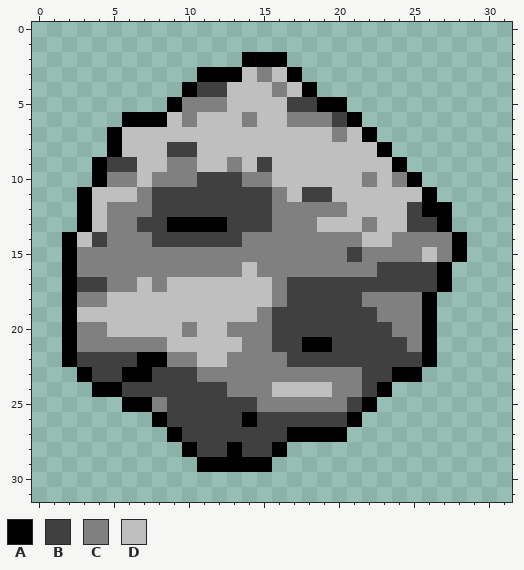
Pixel-art sprite -- Imagens/asteroid.png. That is the earlier state.
Rulers count pixels.
Palette (. is transparent): A #000000  B #404040  C #808080  D #bfbfbf
Pixels before, first column x 2:
 2 ............AAA............
 3 .........AAADCDA...........
 4 ........ABBDDDCDA..........
 5 .......ACCCDDDDBBAA........
 6 ....AAADCDDDCDDCCCBA.......
 7 ...ADDDDDDDDDDDDDDCDA......
 8 ...ADDDBBDDDDDDDDDDDDA.....
 9 ..ABBDDCCDDCDBDDDDDDDDA....
10 ..ACCDCCCBBBCCDDDDDDCDCA...
11 .ADDDCBBBBBBBBCDBBDDDDDDA..
12 .ADCCCBBBBBBBBCCCCCDDDDBAA.
13 .ADCCBBAAAABBBCCCDDDCDDBBA.
14 ADBCCCBBBBBBCCCCCCCCDDCCCCA
15 ACCCCCCCCCCCCCCCCCCBCCCCDCA
16 ACCCCCCCCCCCDCCCCCCCCBBBBA.
17 ABBCCDCDDDDDDDCBBBBBBBBBBA.
18 ACCDDDDDDDDDDDCBBBBBCCCCA..
19 ADDDDDDDDDDDDCBBBBBBBCCCA..
20 ACCDDDDDCDDCCCBBBBBBBBCCA..
21 ACCCCCCDDDDDCCBBAABBBBBCA..
22 ABBBBAACCDDCCCCBBBBBBBBBA..
23 .ABBAABBBCCCCCCCCCCCBBAA...
24 ..AABBBBBBBCCCDDDDCCBA.....
25 ....AACBBBBBBCCCCCCBA......
26 ......ABBBBBABBBBBBA.......
27 .......ABBBBBBBAAAA........
28 ........ABBABBA............
29 .........AAAAA.............
After the commit:
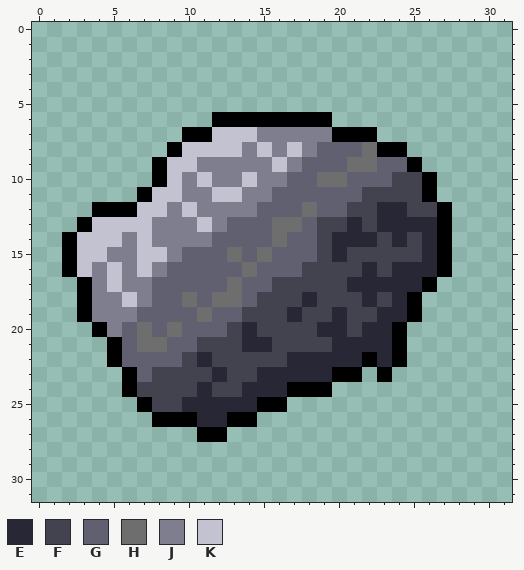
Colours new in this view: E #272736  F #43434f  G #606070  H #6e6e6e  J #7e7e8f  K #c2c2d1
Diff:
file 256x256 -> 512x512 pixels (blocks of 8x8 -> 16x16; one block is one cell here)
Changed rows in their new state; - is an unchanged pixel.
first column x 2:
 2 ------------...------------
 3 ---------.......-----------
 4 --------.........----------
 5 -------............--------
 6 ----......AAAAAAAA..-------
 7 ---.....AAKKKJJJJJAA-------
 8 ---....AKKKKJKJKJGGGH-A----
 9 --....AKKJJJJJKJGGGHHGGA---
10 --....AKJKJJKJJGGHHGGGFFA--
11 -....AKKJJKKJJGGGGGGFFFF---
12 -.AAAKKJKJJJJGGGHGGFFEEFF--
13 --KKKKJJJKJGGGHHGFFEFEEEE--
14 -KKKJKJJJJGGGGHGGFEEEFEFEA.
15 -KKJJKKJGGGHGHGGGFEFFFFFEA.
16 -KJKJKJGGGGGHGGGFFFFEFEEE--
17 .AJKJJGGGGGHGGFFFFFEEEEEA.-
18 .AJJKJGGHGHHGFFFEFFFEFEA.--
19 .AJJJGGGGHGGFFFEFFEFFEEA.--
20 ..AJGHGHGGGFEFFFFEEFEEA..--
21 ...AGHHGGFFFEEFFFFEEEEA..--
22 ...AGGGGFEFFFFFEEEEEAEA..--
23 -...-GFFFFEFFEEEEEAA.A..---
24 --..AFFFFEFFEEEAAA....-----
25 ----.-FFEEEEEAA......------
26 -------AAEEA-.......-------
27 -------..AA........--------
28 --------.......------------
29 ---------.....-------------
